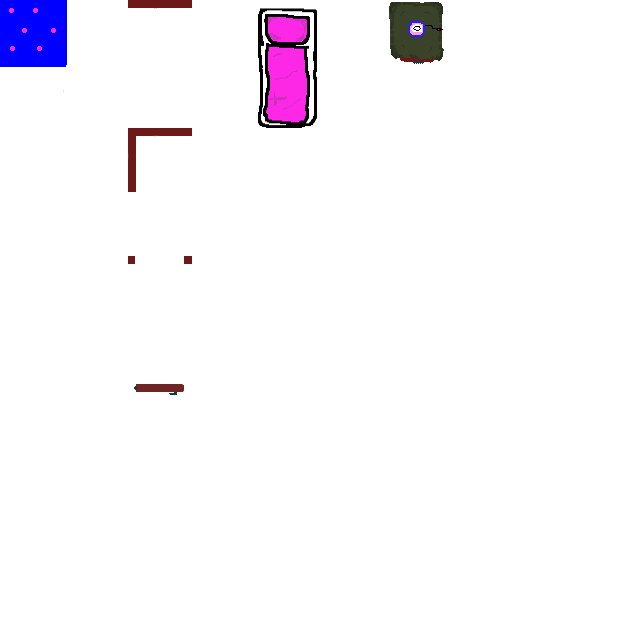
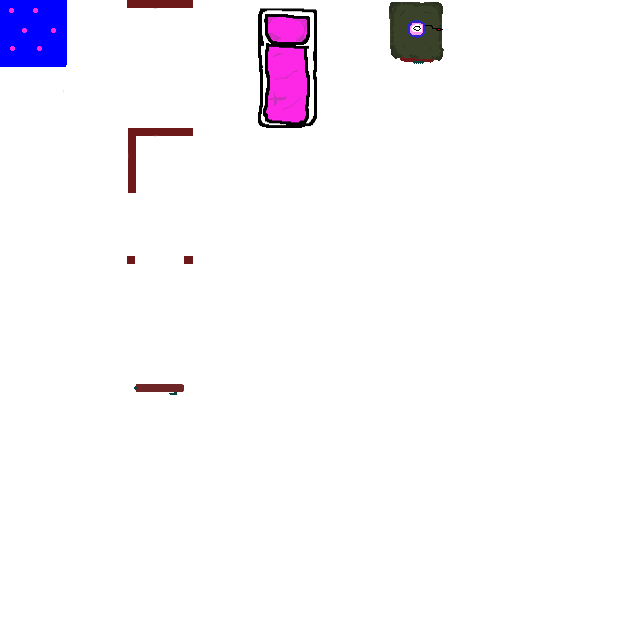
Revision of a layered 640px x 640px image; what changed, layer by layer:
painted on "Background" over 127, 0, 193, 264
